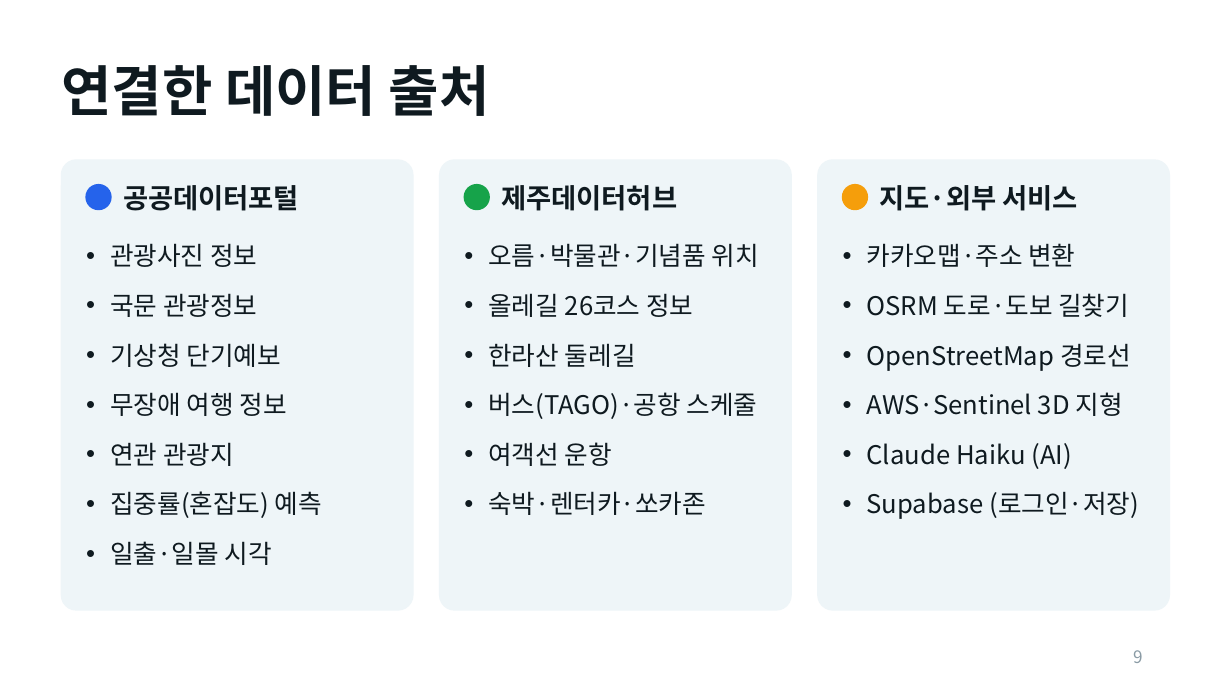
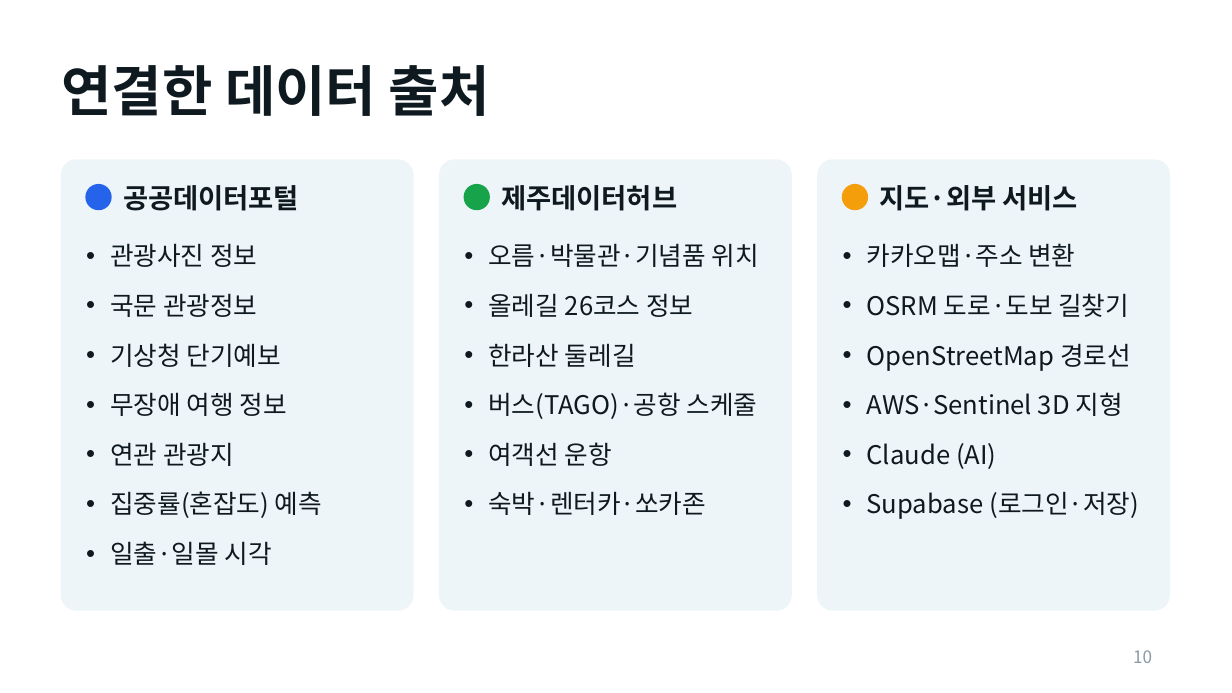
Before and after one commit to Yanghj3119/JNUproject, a slide deck: slide 10 of docs/제주픽-발표-확장판.pptx (slide 9 before the commit). Drawn at 1232x693 pixels with LibreOffice and Linux fonts; fonts in the diff are those of the drawing. Boxes give left, top, right and bottom in pixels: in the first picture for what was removed or moved away, otherwise in the second. Text is boxed around its words. In the diff, an @@ line names an element or a change of style, - is before the commit and + after.

```diff
--- a/docs/제주픽-발표-확장판.pptx
+++ b/docs/제주픽-발표-확장판.pptx
@@ text at bbox=[867, 443, 996, 469]: text changed @@
-• Claude Haiku (AI)
+• Claude (AI)
@@ page number at bbox=[1133, 650, 1152, 663]: text changed @@
-9
+10
```
Also in this commit, not shown: 4 other slides changed, 1 slide added, 4 other files.
